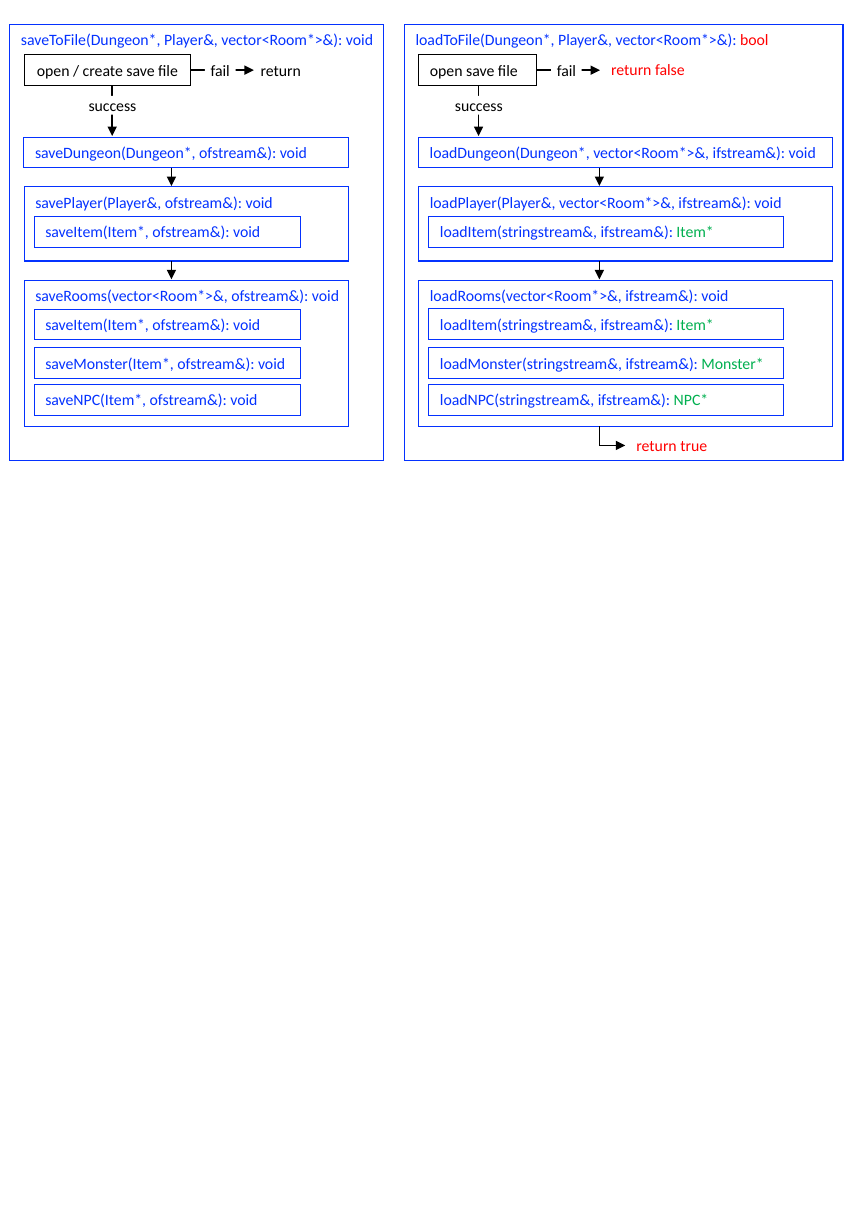
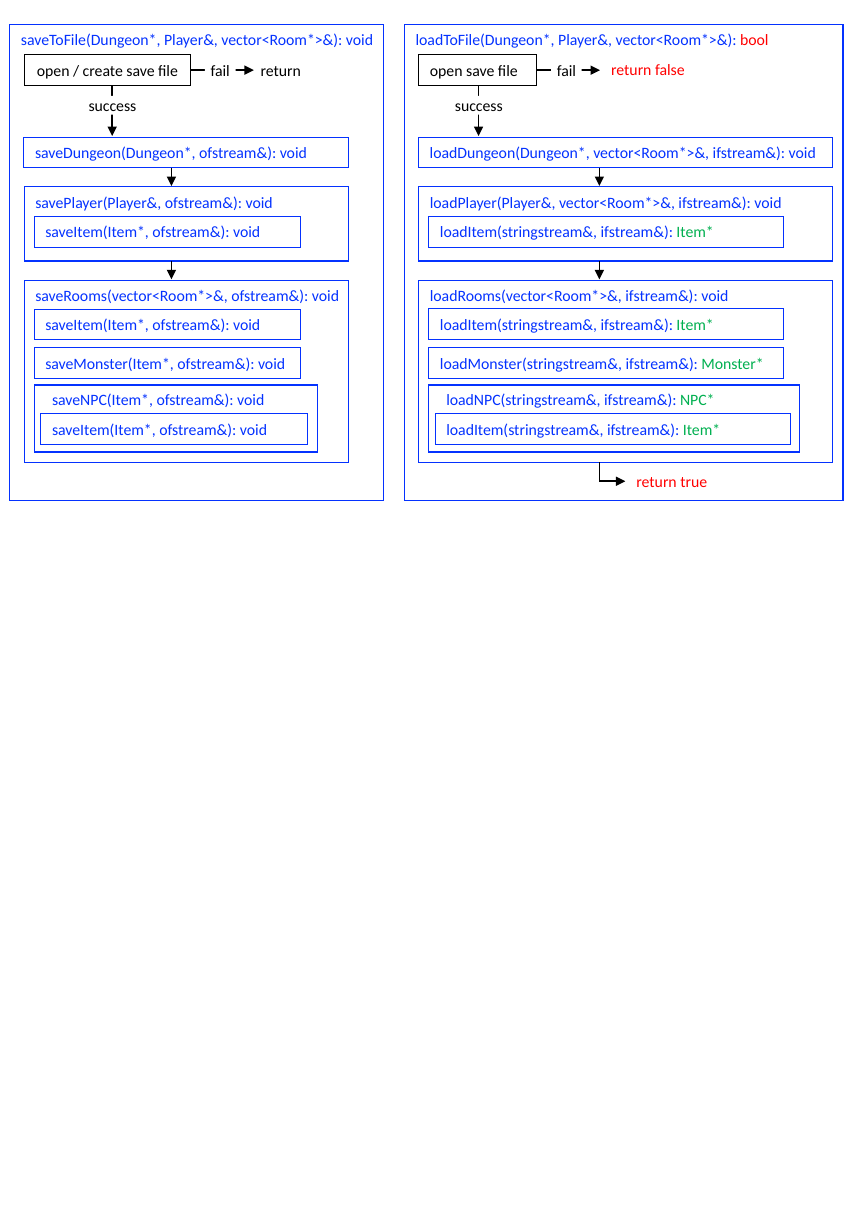
Before and after one commit to kiraskywing/CS_courses, a slide deck: slide 4 of C++_and_OOP/NCTU/project1/HW1_609001002/pics.pptx. Drawn at 853x1232 pixels with LibreOffice and Linux fonts; fonts in the diff are those of the drawing. Boxes give left, top, right and bottom in pixels: in the first picture for what was removed or moved away, otherwise in the second. Text is boxed around its words. In the diff, an @@ line names an element or a change of style, - is before the commit and + after.

```diff
--- a/C++_and_OOP/NCTU/project1/HW1_609001002/pics.pptx
+++ b/C++_and_OOP/NCTU/project1/HW1_609001002/pics.pptx
@@ rectangle: place and size @@
-rectangle at (10,24,384,461)
+rectangle at (10,24,384,500)
@@ rectangle: place and size @@
-rectangle at (405,24,844,461)
+rectangle at (405,24,844,500)
@@ rectangle: place and size @@
-rectangle at (24,281,348,426)
+rectangle at (24,281,348,463)
@@ rectangle: place and size @@
-rectangle at (419,281,833,426)
+rectangle at (419,281,833,463)
@@ rectangle added at (34,386,317,453), outline #0432FF 0.75 pt @@
@@ text "saveNPC(Item*, ofstream&): void": place and size @@
-text "saveNPC(Item*, ofstream&): void" at (34,384,301,415)
+text "saveNPC(Item*, ofstream&): void" at (52,393,264,407)
@@ text "saveNPC(Item*, ofstream&): void" at (52,393,264,407): outline #0432FF 0.75 pt to none @@
@@ rectangle added at (429,386,800,453), outline #0432FF 0.75 pt @@
@@ text "loadNPC(stringstream&, ifstream&): NPC*" at (446,393,715,408): outline #0432FF 0.75 pt to none @@
@@ text "loadNPC(stringstream&, ifstream&): NPC*": place and size @@
-text "loadNPC(stringstream&, ifstream&): NPC*" at (429,384,784,415)
+text "loadNPC(stringstream&, ifstream&): NPC*" at (446,393,715,408)
@@ rectangle added at (41,414,308,445), outline #0432FF 0.75 pt, 10 pt, text #0432FF @@
+saveItem(Item*, ofstream&): void
@@ rectangle added at (436,414,790,445), outline #0432FF 0.75 pt, 10 pt, text #0432FF @@
+loadItem(stringstream&, ifstream&): Item*
@@ 1 text, 1 arrow, 1 line: place and size @@
-1 text, 1 arrow, 1 line at (599,426,707,451)
+1 text, 1 arrow, 1 line at (599,462,707,487)
```
Also in this commit, not shown: 1 slide added, 9 other files.
